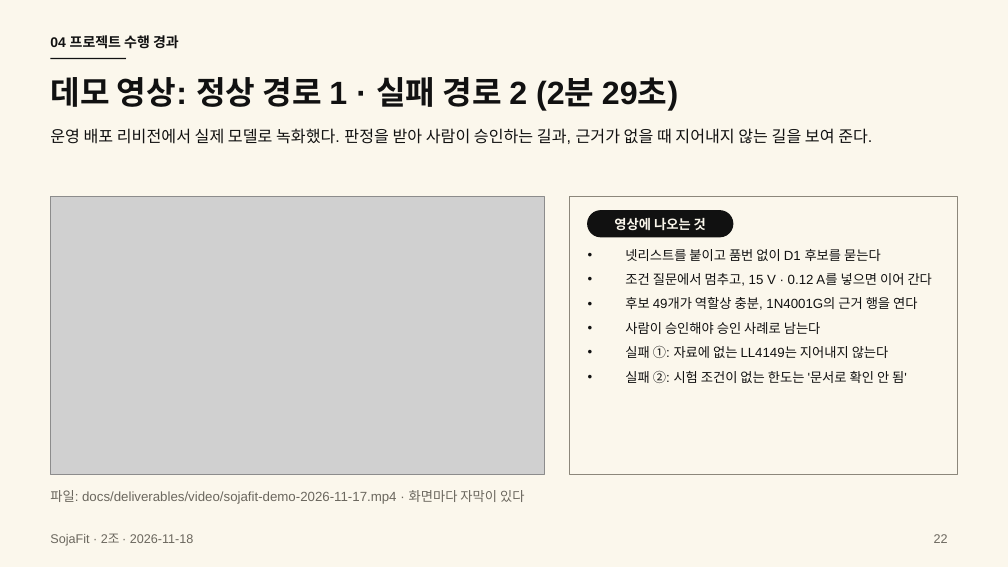
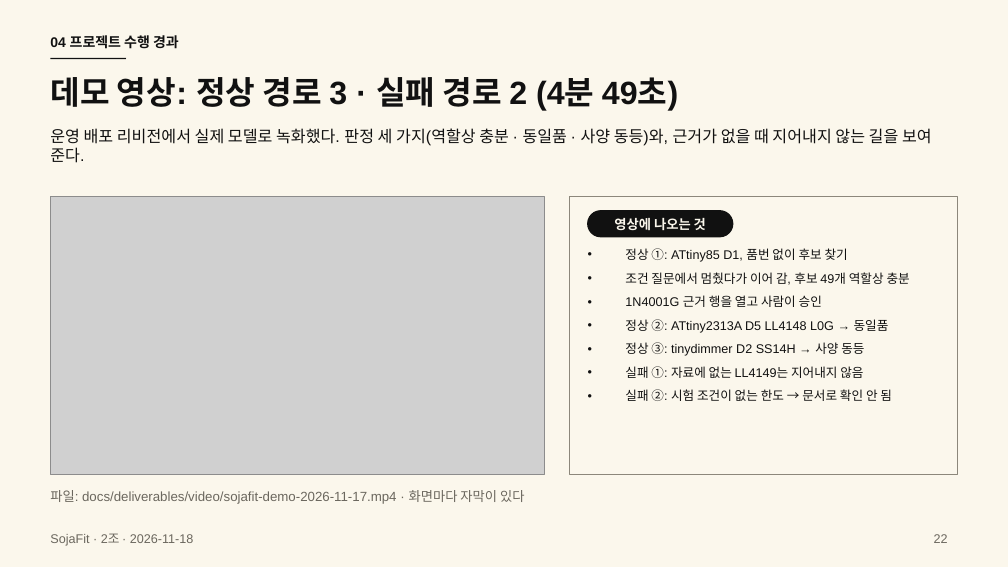
Before and after one commit to HJU5022/SojaFit, a slide deck: slide 22 of docs/deliverables/presentation/sojafit-final-2026-11-18.pptx. Drawn at 1008x567 pixels with LibreOffice and Linux fonts; fonts in the diff are those of the drawing; grey boxes stand for pictures. Boxes give left, top, right and bottom in pixels: in the first picture for what was removed or moved away, otherwise in the second. Text is boxed around its words. In the diff, an @@ line names an element or a change of style, - is before the commit and + after.

Commit message:
docs: 시연 영상을 4분 49초 녹화본(정상 3 · 실패 2)으로 다시 바꾸고 발표 자료 22장과 목록 문서를 맞춘다

```diff
--- a/docs/deliverables/presentation/sojafit-final-2026-11-18.pptx
+++ b/docs/deliverables/presentation/sojafit-final-2026-11-18.pptx
@@ title at <box>50,77,678,111</box>: text changed @@
-데모 영상: 정상 경로 1 · 실패 경로 2 (2분 29초)
+데모 영상: 정상 경로 3 · 실패 경로 2 (4분 49초)
@@ text at <box>50,128,932,163</box>: text changed @@
-운영 배포 리비전에서 실제 모델로 녹화했다. 판정을 받아 사람이 승인하는 길과, 근거가 없을 때 지어내지 않는 길을 보여 준다.
+운영 배포 리비전에서 실제 모델로 녹화했다. 판정 세 가지(역할상 충분 · 동일품 · 사양 동등)와, 근거가 없을 때 지어내지 않는 길을 보여 준다.
@@ text at <box>625,248,910,401</box>: text changed; size 9.5 to 9 pt @@
-• 넷리스트를 붙이고 품번 없이 D1 후보를 묻는다
-• 조건 질문에서 멈추고, 15 V · 0.12 A를 넣으면 이어 간다
-• 후보 49개가 역할상 충분, 1N4001G의 근거 행을 연다
-• 사람이 승인해야 승인 사례로 남는다
-• 실패 ①: 자료에 없는 LL4149는 지어내지 않는다
-• 실패 ②: 시험 조건이 없는 한도는 '문서로 확인 안 됨'
+• 정상 ①: ATtiny85 D1, 품번 없이 후보 찾기
+• 조건 질문에서 멈췄다가 이어 감, 후보 49개 역할상 충분
+• 1N4001G 근거 행을 열고 사람이 승인
+• 정상 ②: ATtiny2313A D5 LL4148 L0G → 동일품
+• 정상 ③: tinydimmer D2 SS14H → 사양 동등
+• 실패 ①: 자료에 없는 LL4149는 지어내지 않음
+• 실패 ②: 시험 조건이 없는 한도 → 문서로 확인 안 됨
```
Also in this commit, not shown: 9 other files.
